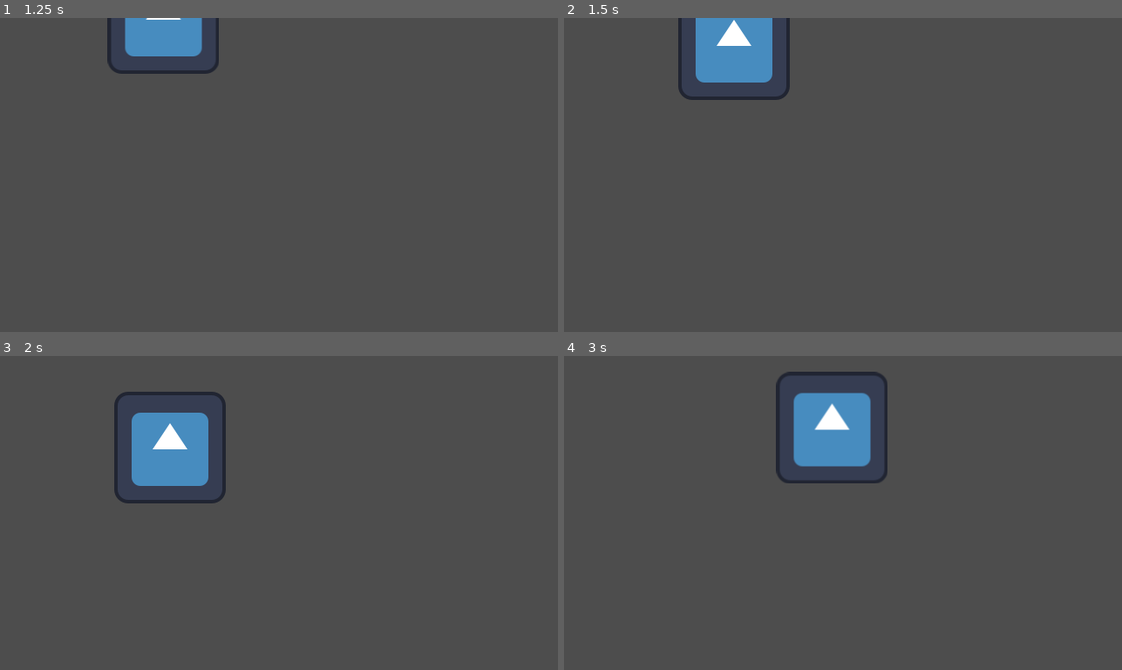
Above: before the commit, frames 1-4 (two rows, left to right).
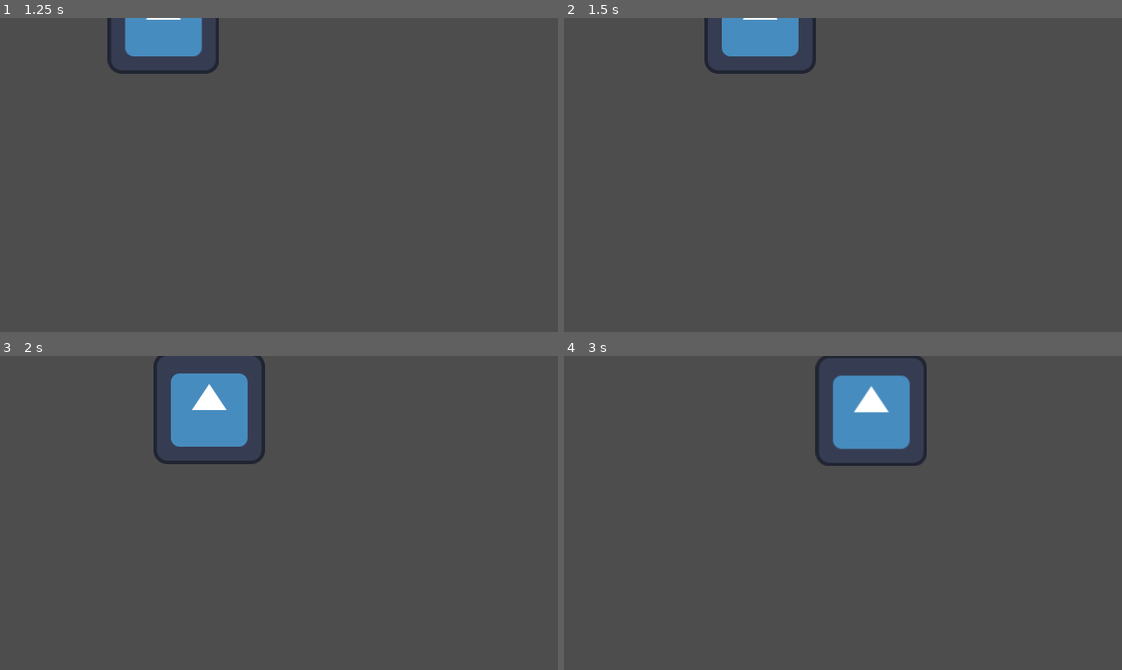
Above: after the commit, the same moments.

Repository: Kurrnau/tiimi13_gamejam2026
Game: Godot game, scene res://Scenes/Characters/hahmo_scene.tscn
The game is run twice, just before and just after one commit, with the same random seed, the same clock (stepped at 60 frames per second) and the same inputs. The project has no main scene, so this scene is started directly. The engine's default icon, where the game draws it, is replaced by a stand-in: a white triangle on a blue panel in a dark square.
Inputs:
- Up to frame 1 (1.25 s): hold D (Right) from 0.53 s (still down)
- Up to frame 2 (1.5 s): release D (Right) at 1.28 s; hold S (Down) from 1.28 s (still down)
- Up to frame 3 (2 s): keep holding S (Down)
- Up to frame 4 (3 s): release S (Down) at 2.03 s; hold D (Right) 2.03-2.78 s; hold W (Up) from 2.78 s (still down)

Frame 1 is identical in both runs. In frame 2, 3.2% of the frame differs, in the area x 20-46%, y 0-27%; in frame 3, 6.1%, in the area x 20-48%, y 0-47%; in frame 4, 5.6%.

Commit message:
Ruudukon mukainen liike ja törmäyscheck

Diff:
--- a/Code/Characters/pacman.gd
+++ b/Code/Characters/pacman.gd
@@ -23,6 +23,19 @@
 		next_direction = Vector2.DOWN
 
 func _move() -> void:
-	direction = next_direction
+	if _is_on_grid():
+		if not _is_direction_blocked(next_direction):
+			direction = next_direction
+		if _is_direction_blocked(direction):
+			velocity = Vector2.ZERO
+			return
 	velocity = direction * SPEED
 	move_and_slide()
+
+#Tarkistetaan, onko hahmo ruudukon kohdalla
+func _is_on_grid() -> bool:
+	return int(position.x) % TILE_SIZE == 0 and int(position.y) % TILE_SIZE == 0
+
+func _is_direction_blocked(dir : Vector2) -> bool:
+	var collision = move_and_collide(dir * TILE_SIZE, true)
+	return collision != null
